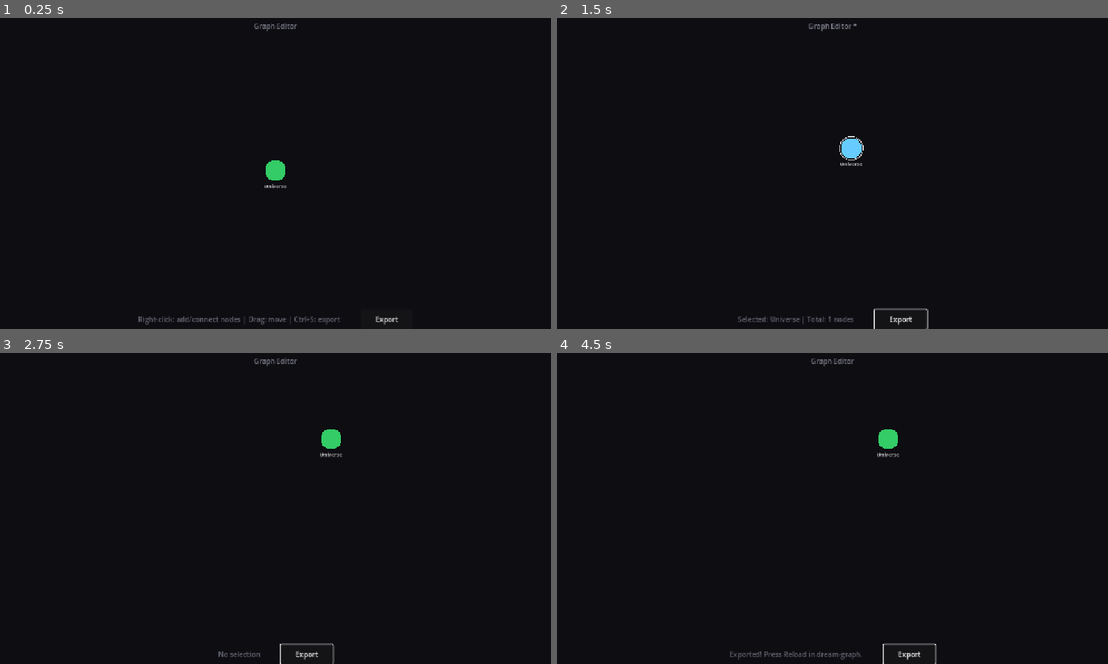
Above: before the commit, frames 1-4 (two rows, left to right).
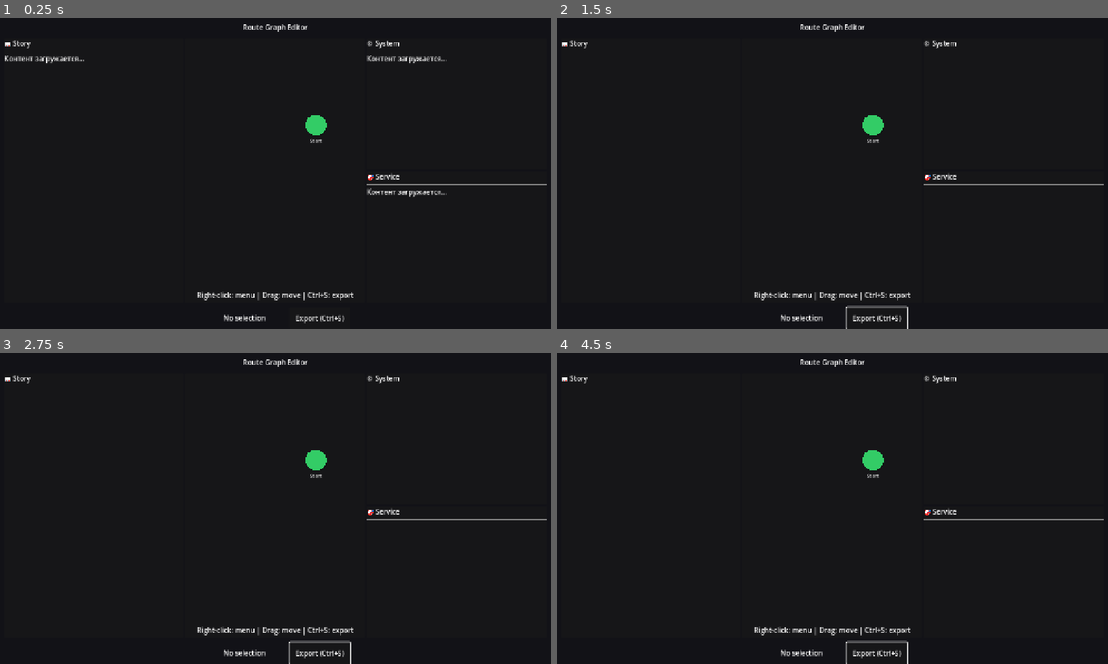
Above: after the commit, the same moments.

Repository: utemix-lab/godot-sandbox
Game: Godot game, scene res://scenes/Main.tscn
Same seed, same stepped clock (60 frames per second), same inputs: the game is played once before the commit and once after it.
Inputs (mouse positions are in pixels of both pictures, inside the frame that each line leads up to):
- Up to frame 1 (0.25 s): no input
- Up to frame 2 (1.5 s): click "Export" (after the commit: "Export (Ctrl+S)") at 0.5 s; tap Enter at 1.25 s; drag from (832, 170) to (887, 105) at 1.27 s
- Up to frame 3 (2.75 s): tap Space at 2 s; drag from (165, 524) to (247, 570) at 2.02 s
- Up to frame 4 (4.5 s): tap Enter at 2.75, 4.25 s; move the mouse to (887, 440) at 2.77 s; hold Right 2.78-3.5 s; tap E at 2.85, 4.35 s; tap Space at 3.5 s; drag from (804, 570) to (667, 461) at 3.52 s; move the mouse to (997, 555) at 4.27 s; hold Left from 4.28 s (still down)

The runs differ from the first frame. In frame 1, 2.3% of the frame differs, in the area x 0-100%, y 1-99%; in frame 2, 1.9%; in frame 3, 1.7%; in frame 4, 1.9%.

Commit message:
fix: restore Godot with panels, keep 1/3 proportions

Diff:
--- a/scenes/Main.tscn
+++ b/scenes/Main.tscn
@@ -1,7 +1,10 @@
-[gd_scene load_steps=3 format=3 uid="uid://hhxjfm4tg2h7"]
+[gd_scene load_steps=6 format=3 uid="uid://hhxjfm4tg2h7"]
 
 [ext_resource type="Script" uid="uid://dtwptlpnnp08m" path="res://scripts/main.gd" id="1_main"]
-[ext_resource type="Script" uid="uid://be2alse7snm0k" path="res://scripts/graph_editor.gd" id="2_graph_editor"]
+[ext_resource type="PackedScene" path="res://ui/panels/StoryPanel.tscn" id="2_story"]
+[ext_resource type="PackedScene" path="res://ui/panels/SystemPanel.tscn" id="3_system"]
+[ext_resource type="PackedScene" path="res://ui/panels/ServicePanel.tscn" id="4_service"]
+[ext_resource type="Script" uid="uid://be2alse7snm0k" path="res://scripts/graph_editor.gd" id="5_graph_editor"]
 
 [node name="Main" type="Control"]
 layout_mode = 3
@@ -19,52 +22,111 @@
 anchor_bottom = 1.0
 grow_horizontal = 2
 grow_vertical = 2
-color = Color(0.05, 0.05, 0.07, 1)
-
-[node name="GraphEditor" type="Control" parent="."]
-layout_mode = 1
-anchors_preset = 15
-anchor_right = 1.0
-anchor_bottom = 1.0
-offset_top = 40.0
-offset_bottom = -50.0
-grow_horizontal = 2
-grow_vertical = 2
-script = ExtResource("2_graph_editor")
+color = Color(0.07, 0.07, 0.09, 1)
 
 [node name="TitleLabel" type="Label" parent="."]
 layout_mode = 1
 anchors_preset = 10
 anchor_right = 1.0
-offset_top = 8.0
-offset_bottom = 36.0
+offset_top = 10.0
+offset_bottom = 40.0
 grow_horizontal = 2
-theme_override_colors/font_color = Color(0.5, 0.5, 0.55, 1)
-text = "Graph Editor"
+text = "Route Graph Editor"
 horizontal_alignment = 1
 vertical_alignment = 1
 
-[node name="BottomBar" type="HBoxContainer" parent="."]
+[node name="HBoxContainer" type="HBoxContainer" parent="."]
+layout_mode = 1
+anchors_preset = 15
+anchor_right = 1.0
+anchor_bottom = 1.0
+offset_left = 16.0
+offset_top = 50.0
+offset_right = -16.0
+offset_bottom = -60.0
+grow_horizontal = 2
+grow_vertical = 2
+
+[node name="StoryPanel" parent="HBoxContainer" instance=ExtResource("2_story")]
+layout_mode = 2
+size_flags_horizontal = 3
+size_flags_vertical = 3
+size_flags_stretch_ratio = 1.0
+
+[node name="GraphArea" type="Panel" parent="HBoxContainer"]
+layout_mode = 2
+size_flags_horizontal = 3
+size_flags_stretch_ratio = 1.0
+
+[node name="GraphEditor" type="Control" parent="HBoxContainer/GraphArea"]
+layout_mode = 1
+anchors_preset = 15
+anchor_right = 1.0
+anchor_bottom = 1.0
+grow_horizontal = 2
+grow_vertical = 2
+script = ExtResource("5_graph_editor")
+
+[node name="HintLabel" type="Label" parent="HBoxContainer/GraphArea"]
+layout_mode = 1
+anchors_preset = 7
+anchor_left = 0.5
+anchor_top = 1.0
+anchor_right = 0.5
+anchor_bottom = 1.0
+offset_left = -150.0
+offset_top = -30.0
+offset_right = 150.0
+grow_horizontal = 2
+grow_vertical = 0
+text = "Right-click: menu | Drag: move | Ctrl+S: export"
+horizontal_alignment = 1
+
+[node name="RightContainer" type="VBoxContainer" parent="HBoxContainer"]
+layout_mode = 2
+size_flags_horizontal = 3
+size_flags_vertical = 3
+size_flags_stretch_ratio = 1.0
+
+[node name="SystemPanel" parent="HBoxContainer/RightContainer" instance=ExtResource("3_system")]
+layout_mode = 2
+size_flags_vertical = 3
+
+[node name="ServicePanel" parent="HBoxContainer/RightContainer" instance=ExtResource("4_service")]
+layout_mode = 2
+size_flags_vertical = 3
+
+[node name="NavContainer" type="HBoxContainer" parent="."]
 layout_mode = 1
 anchors_preset = 12
 anchor_top = 1.0
 anchor_right = 1.0
 anchor_bottom = 1.0
-offset_top = -45.0
+offset_top = -50.0
 grow_horizontal = 2
 grow_vertical = 0
 alignment = 1
 
-[node name="HintLabel" type="Label" parent="BottomBar"]
+[node name="PrevButton" type="Button" parent="NavContainer"]
+visible = false
+custom_minimum_size = Vector2(100, 40)
 layout_mode = 2
-theme_override_colors/font_color = Color(0.4, 0.4, 0.45, 1)
-text = "Right-click: add/connect nodes | Drag: move | Ctrl+S: export"
+text = "← Назад"
 
-[node name="Spacer" type="Control" parent="BottomBar"]
-custom_minimum_size = Vector2(40, 0)
+[node name="StepLabel" type="Label" parent="NavContainer"]
+custom_minimum_size = Vector2(200, 0)
 layout_mode = 2
+text = "No selection"
+horizontal_alignment = 1
+vertical_alignment = 1
 
-[node name="ExportButton" type="Button" parent="BottomBar"]
-custom_minimum_size = Vector2(120, 36)
+[node name="NextButton" type="Button" parent="NavContainer"]
+visible = false
+custom_minimum_size = Vector2(100, 40)
 layout_mode = 2
-text = "Export"
+text = "Далее →"
+
+[node name="ExportButton" type="Button" parent="NavContainer"]
+custom_minimum_size = Vector2(140, 40)
+layout_mode = 2
+text = "Export (Ctrl+S)"
--- a/scripts/graph_editor.gd
+++ b/scripts/graph_editor.gd
@@ -50,8 +50,8 @@
 	_add_initial_node()
 
 func _add_initial_node() -> void:
-	var center = size / 2 if size.x > 0 else Vector2(400, 300)
-	add_node(center, "Universe", true)
+	var center = size / 2 if size.x > 0 else Vector2(300, 200)
+	add_node(center, "Start", true)
 
 func _draw() -> void:
 	# Рисовать рёбра
--- a/scripts/main.gd
+++ b/scripts/main.gd
@@ -1,40 +1,97 @@
 extends Control
-## Главный контроллер — Чистый редактор графа
-
-@onready var graph_editor: Control = $GraphEditor
-@onready var export_button: Button = $BottomBar/ExportButton
+## Главный контроллер приложения — Редактор + Просмотр
+
+@onready var story_panel: PanelContainer = $HBoxContainer/StoryPanel
+@onready var graph_editor: Control = $HBoxContainer/GraphArea/GraphEditor
+@onready var right_container: VBoxContainer = $HBoxContainer/RightContainer
+@onready var system_panel: PanelContainer = $HBoxContainer/RightContainer/SystemPanel
+@onready var service_panel: PanelContainer = $HBoxContainer/RightContainer/ServicePanel
+
+# Навигация
+@onready var nav_container: HBoxContainer = $NavContainer
+@onready var prev_button: Button = $NavContainer/PrevButton
+@onready var next_button: Button = $NavContainer/NextButton
+@onready var step_label: Label = $NavContainer/StepLabel
+@onready var export_button: Button = $NavContainer/ExportButton
+
+# Заголовок
 @onready var title_label: Label = $TitleLabel
-@onready var hint_label: Label = $BottomBar/HintLabel
+
+# Режим
+enum Mode { EDITOR, VIEWER }
+var current_mode: Mode = Mode.EDITOR
 
 func _ready() -> void:
-	print("[Main] Graph Editor started")
+	print("[Main] Starting in EDITOR mode...")
+
+	# Подключить сигналы AppState
+	AppState.step_changed.connect(_on_step_changed)
+	AppState.route_loaded.connect(_on_route_loaded)
 
 	# Подключить сигналы GraphEditor
 	if graph_editor:
 		graph_editor.node_selected.connect(_on_graph_node_selected)
 		graph_editor.graph_changed.connect(_on_graph_changed)
 
-	# Подключить кнопку экспорта
+	# Подключить кнопки
+	if prev_button:
+		prev_button.pressed.connect(_on_prev_pressed)
+	if next_button:
+		next_button.pressed.connect(_on_next_pressed)
 	if export_button:
 		export_button.pressed.connect(_on_export_pressed)
 
+	# Загрузить существующий маршрут или начать с нуля
+	_try_load_existing_route()
+
+	_update_ui()
+
+func _try_load_existing_route() -> void:
+	# Попробовать загрузить демо-маршрут
+	var route = ContractsLoader.load_route("demo", "visitor.demo.route")
+	if not route.is_empty() and graph_editor:
+		graph_editor.import_from_route_json(route)
+		print("[Main] Loaded existing route")
+
 func _on_graph_node_selected(node_data: Dictionary) -> void:
 	if node_data.is_empty():
-		_update_hint("No selection")
-		return
-
-	var label = node_data.get("label", "Unknown")
-	var node_count = graph_editor.nodes.size() if graph_editor else 0
-	_update_hint("Selected: " + label + " | Total: " + str(node_count) + " nodes")
+		_clear_panels()
+		_update_step_label_editor("")
+		return
+
+	# Обновить панели с данными узла
+	if story_panel and story_panel.has_method("set_content"):
+		story_panel.set_content(node_data.get("story", {}))
+
+	if system_panel and system_panel.has_method("set_content"):
+		system_panel.set_content(node_data.get("system", {}))
+
+	if service_panel and service_panel.has_method("set_content"):
+		service_panel.set_content(node_data.get("service", {}))
+
+	_update_step_label_editor(node_data.get("label", ""))
 
 func _on_graph_changed() -> void:
-	# Граф изменился — пометить как "unsaved"
-	if title_label and not title_label.text.ends_with("*"):
-		title_label.text = title_label.text + " *"
-
-func _update_hint(text: String) -> void:
-	if hint_label:
-		hint_label.text = text
+	# Граф изменился — можно автосохранять или помечать как "unsaved"
+	if title_label:
+		if not title_label.text.ends_with("*"):
+			title_label.text = title_label.text + " *"
+
+func _clear_panels() -> void:
+	if story_panel and story_panel.has_method("set_content"):
+		story_panel.set_content({})
+	if system_panel and system_panel.has_method("set_content"):
+		system_panel.set_content({})
+	if service_panel and service_panel.has_method("set_content"):
+		service_panel.set_content({})
+
+func _update_step_label_editor(label: String) -> void:
+	if step_label:
+		if label.is_empty():
+			step_label.text = "No selection"
+		else:
+			var node_count = graph_editor.nodes.size() if graph_editor else 0
+			step_label.text = label + " (" + str(node_count) + " nodes)"
 
 func _on_export_pressed() -> void:
 	if not graph_editor:
@@ -45,12 +102,101 @@
 	if results.route:
 		print("[Main] Export successful!")
 		if title_label:
-			title_label.text = "Graph Editor"  # Убрать *
-		_update_hint("Exported! Press Reload in dream-graph.")
+			title_label.text = "Route Graph Editor"  # Убрать *
+
+		# Показать уведомление
+		_show_notification("Exported to contracts!")
 	else:
-		_update_hint("Export failed!")
+		_show_notification("Export failed!")
+
+func _show_notification(text: String) -> void:
+	# Простое уведомление в консоль
+	print("[Notification] ", text)
+	# TODO: Добавить визуальное уведомление
+
+# === Режим VIEWER (для навигации по готовому маршруту) ===
+
+func _on_route_loaded(route: Dictionary) -> void:
+	if title_label:
+		title_label.text = route.get("title", "Route Graph")
+	_update_nav_buttons()
+
+func _on_step_changed(step: Dictionary, index: int) -> void:
+	if current_mode != Mode.VIEWER:
+		return
+
+	print("[Main] Step changed to: ", step.get("label", "Unknown"))
+
+	if story_panel and story_panel.has_method("set_content"):
+		story_panel.set_content(step.get("story", {}))
+
+	if system_panel and system_panel.has_method("set_content"):
+		system_panel.set_content(step.get("system", {}))
+
+	if service_panel and service_panel.has_method("set_content"):
+		service_panel.set_content(step.get("service", {}))
+
+	_update_nav_buttons()
+	_update_step_label_viewer()
+
+func _update_nav_buttons() -> void:
+	if current_mode == Mode.EDITOR:
+		if prev_button:
+			prev_button.visible = false
+		if next_button:
+			next_button.visible = false
+		return
+
+	if prev_button:
+		prev_button.visible = true
+		prev_button.disabled = not AppState.has_prev()
+	if next_button:
+		next_button.visible = true
+		next_button.disabled = not AppState.has_next()
+
+func _update_step_label_viewer() -> void:
+	if step_label and current_mode == Mode.VIEWER:
+		var info = AppState.get_route_info()
+		step_label.text = "%s (%d/%d)" % [
+			info.current_label,
+			info.current_index + 1,
+			info.total_steps
+		]
+
+func _update_ui() -> void:
+	if current_mode == Mode.EDITOR:
+		if title_label:
+			title_label.text = "Route Graph Editor"
+		if prev_button:
+			prev_button.visible = false
+		if next_button:
+			next_button.visible = false
+		if export_button:
+			export_button.visible = true
+	else:
+		if export_button:
+			export_button.visible = false
+
+func _on_prev_pressed() -> void:
+	if current_mode == Mode.VIEWER:
+		AppState.prev_step()
+
+func _on_next_pressed() -> void:
+	if current_mode == Mode.VIEWER:
+		AppState.next_step()
 
 func _input(event: InputEvent) -> void:
 	if event is InputEventKey and event.pressed:
-		if event.keycode == KEY_S and event.ctrl_pressed:
-			_on_export_pressed()
+		match event.keycode:
+			KEY_LEFT:
+				if current_mode == Mode.VIEWER:
+					AppState.prev_step()
+			KEY_RIGHT:
+				if current_mode == Mode.VIEWER:
+					AppState.next_step()
+			KEY_E:
+				if event.ctrl_pressed:
+					_on_export_pressed()
+			KEY_S:
+				if event.ctrl_pressed:
+					_on_export_pressed()  # Ctrl+S = экспорт
